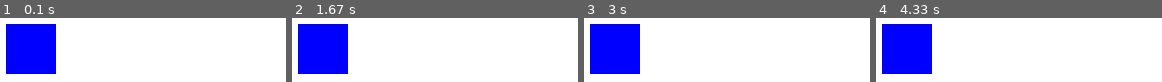
Above: before the commit, frames 1-4 (left to right).
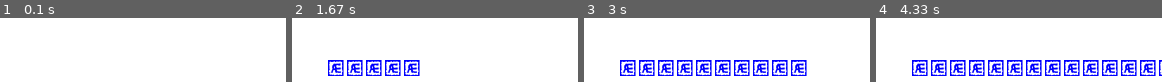
Above: after the commit, the same moments.

Repository: andarms/pygame-fun-experiments
Game: pygame game, started from text_input.py
Same seed, same stepped clock (60 frames per second), same inputs: the game is played once before the commit and once after it.
Inputs:
- Up to frame 1 (0.1 s): no input
- Up to frame 2 (1.67 s): tap Enter at 0.33, 0.67, 1.07, 1.37, 1.57 s
- Up to frame 3 (3 s): tap Enter at 1.9, 2.2, 2.4, 2.7, 2.97 s
- Up to frame 4 (4.33 s): tap Enter at 3.3, 3.6, 3.73, 4.13 s

The runs differ from the first frame. In frame 1, 14% of the frame differs, in the area x 2-20%, y 9-88%; in frame 2, 17%; in frame 3, 23%; in frame 4, 26%, in the area x 2-100%, y 9-91%.

Commit message:
Add the font and make the first attemp
write on screen the keys inputs

Diff:
--- a/text_input.py
+++ b/text_input.py
@@ -9,14 +9,15 @@
 
 		self.screen_size = (300, 240)
 		self.bg_color = (255, 255, 255)
-		self.rect_color = (0, 0, 255)
+		self.text_color = (0, 0, 255)
+		self.font = pygame.font.Font('cool_menu/visitor2.ttf', 40)
+		self.message = ""
 
 		self.fps = 60
 
 		self.screen = pygame.display.set_mode(self.screen_size)
 		self.clock = pygame.time.Clock()
 
-		self.rect = pygame.Rect(20, 20, 50, 50)
 
 	def handle_input(self):
 		for event in pygame.event.get():
@@ -24,13 +25,19 @@
 				pygame.quit()
 				sys.exit()
 
+			if event.type == pygame.KEYDOWN:
+				self.message += event.unicode
+
 	def update(self):
 		capition = "Hola mundo - FPS: {:.2f}".format(self.clock.get_fps())
 		pygame.display.set_caption(capition)
 
 	def render(self):
 		self.screen.fill(self.bg_color)
-		pygame.draw.rect(self.screen, self.rect_color, self.rect)
+		if self.message:
+			text_surface = self.font.render(self.message, 1, self.text_color)
+			rect = text_surface.get_rect(x=50, y=50)
+			self.screen.blit(text_surface, rect)
 
 	def main_loop(self):
 		while True:
